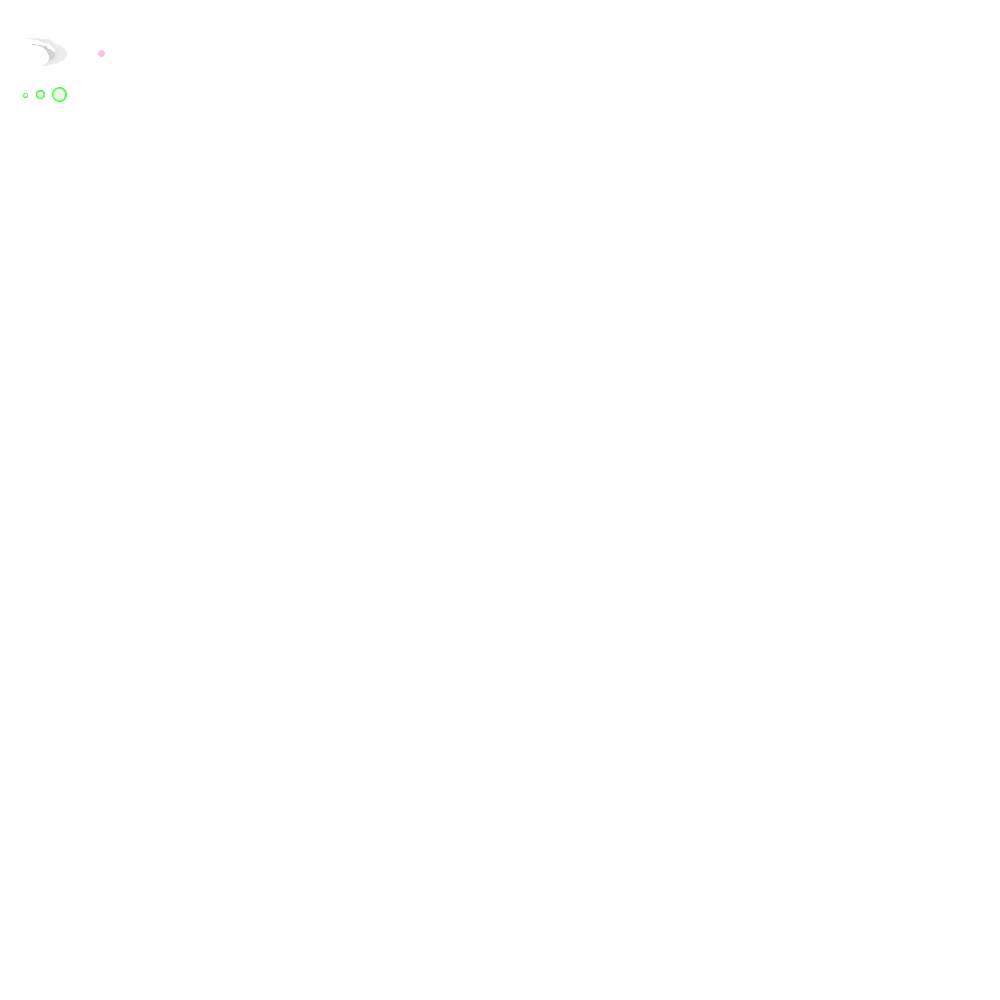
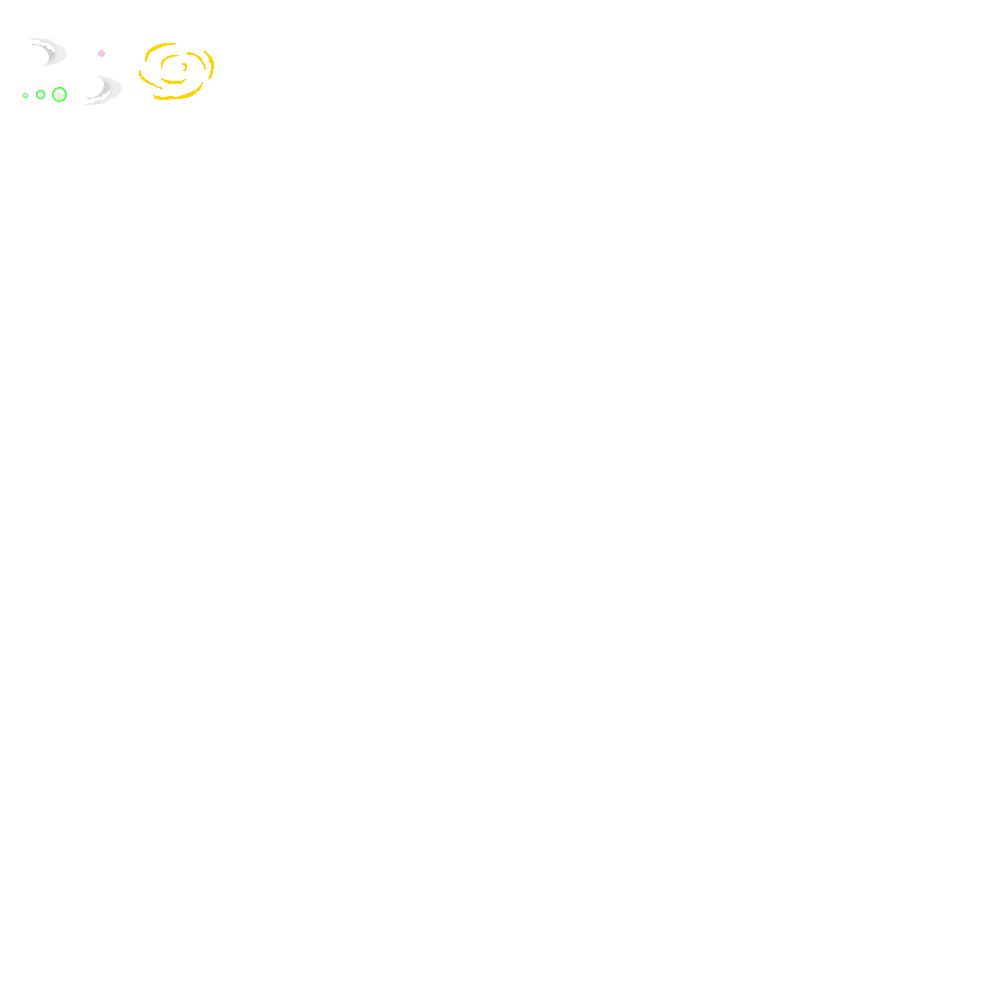
Two versions of the same layered image (1000x1000). Layer-by-layer changes:
added layer "Layer 12" above "Layer 11" over [139,43,214,100]
added layer "Layer 4 copy" above "Layer 3 copy" over [87,81,110,99]
added layer "Layer 3 copy" above "Layer 4" over [83,76,122,105]
